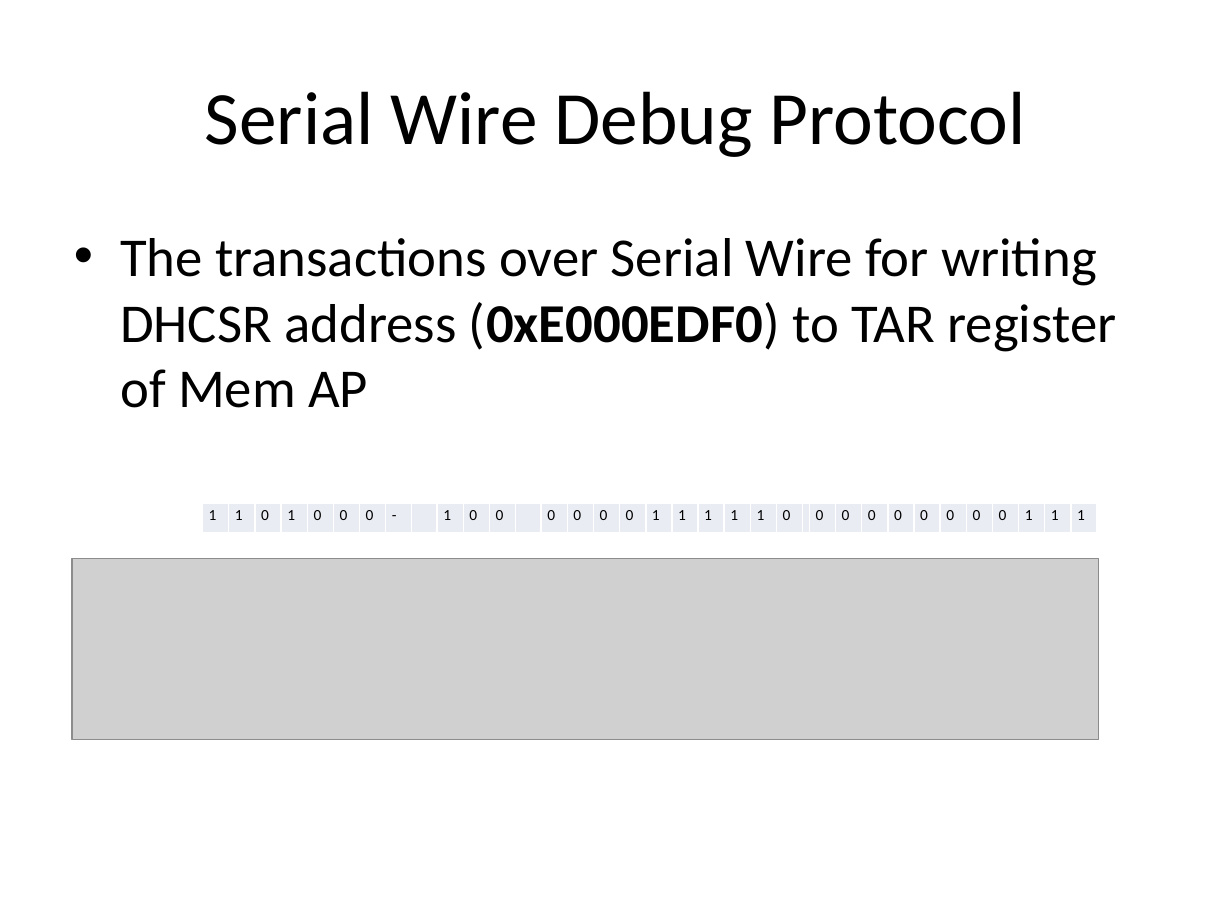
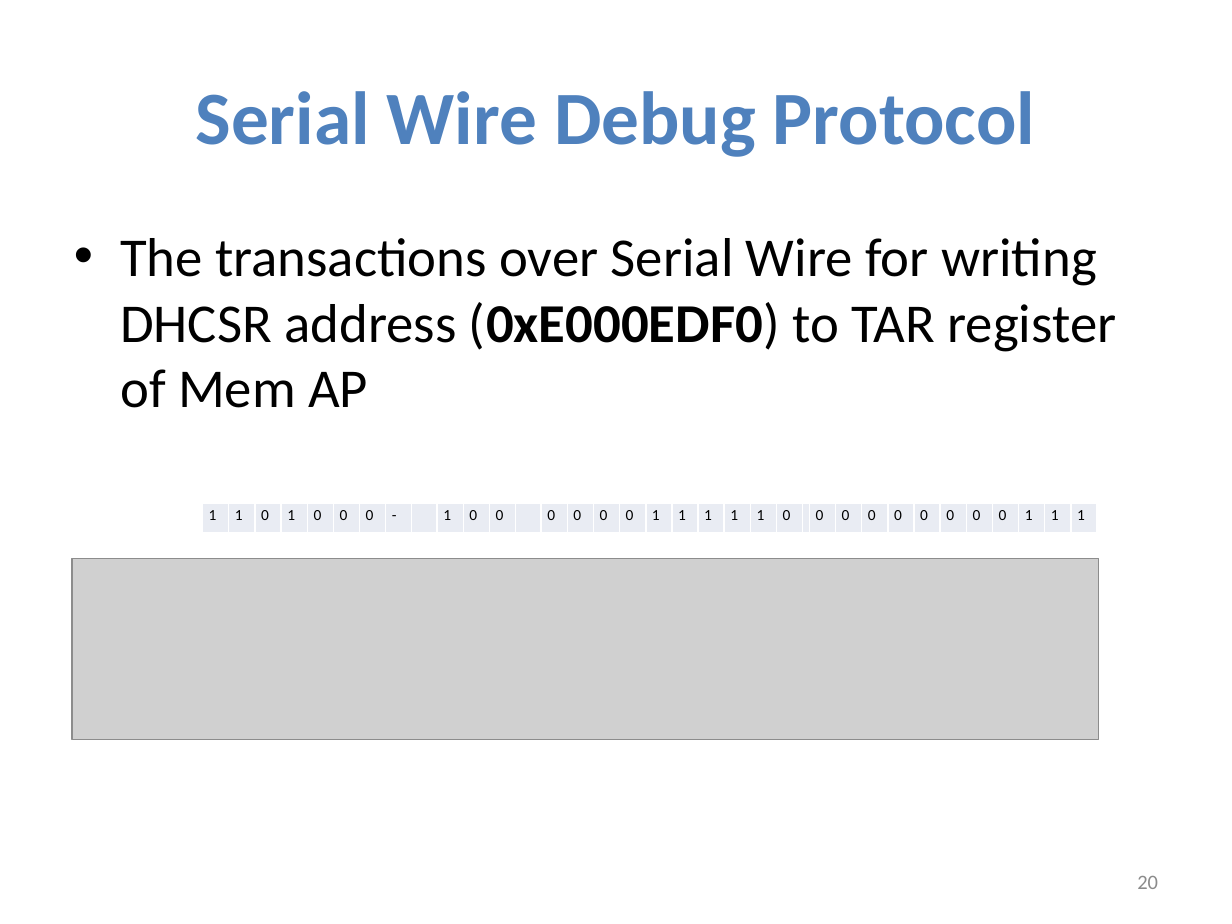
Before and after one commit to kripa15/EmbFW_HW, a slide deck: slide 20 of ThesisReport/StepCommand_ReportPresentation.pptx (slide 15 before the commit). Drawn at 1232x924 pixels with LibreOffice and Linux fonts; fonts in the diff are those of the drawing; grey boxes stand for pictures. Boxes give left, top, right and bottom in pixels: in the first picture for what was removed or moved away, otherwise in the second. Text is boxed around its words. In the diff, an @@ line names an element or a change of style, - is before the commit and + after.

```diff
--- a/ThesisReport/StepCommand_ReportPresentation.pptx
+++ b/ThesisReport/StepCommand_ReportPresentation.pptx
@@ title "Serial Wire Debug Protocol" at (196, 91, 1035, 157): text colour #000000 to #4F81BD, bold on @@
@@ page number added at (1137, 876, 1158, 889), 12 pt, text #8C8C8C @@
+20
```
Also in this commit, not shown: 10 other slides changed, 11 slides added, 6 slides removed.
